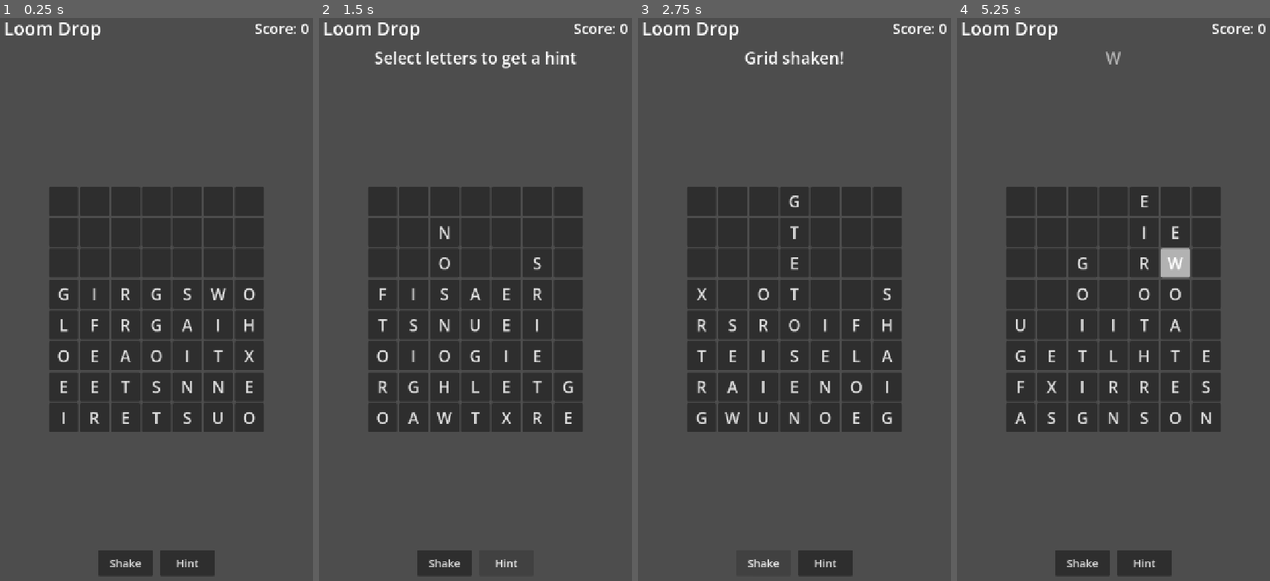
Above: before the commit, frames 1-4 (left to right).
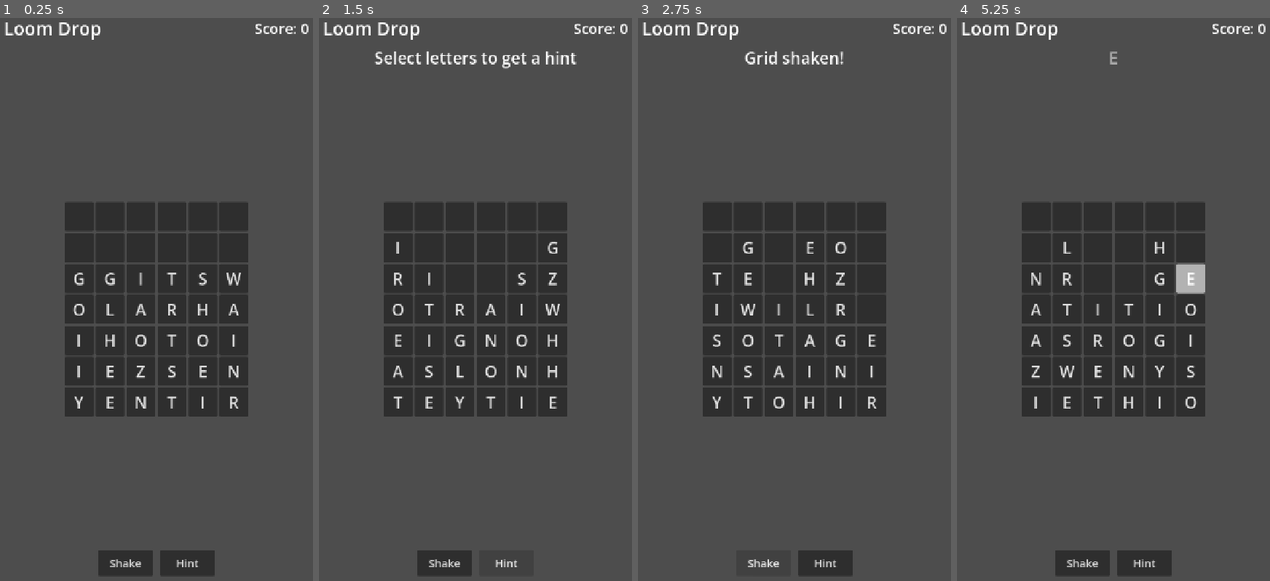
Above: after the commit, the same moments.

Repository: lux-sp4rk/wrdfall
Game: Godot game, scene res://scenes/LoomDrop.tscn
Two runs of this game, one before a commit and one after it. Both use one fixed random seed, a clock stepped at 60 frames per second and the inputs below.
Inputs (mouse positions are in pixels of both pictures, inside the frame that each line leads up to):
- Up to frame 1 (0.25 s): no input
- Up to frame 2 (1.5 s): click "Shake" at 0.5 s; click "Hint" at 1.25 s
- Up to frame 3 (2.75 s): click "Shake" at 2 s
- Up to frame 4 (5.25 s): click "Hint" at 2.75 s; click "Shake" at 3.5 s; click "Hint" at 4.25 s; tap Enter at 5 s; move the mouse to (1185, 265) at 5.02 s; click (1185, 265) at 5.17 s

The runs differ from the first frame. In frame 1, 11% of the frame differs, in the area x 15-85%, y 29-74%; in frame 2, 11%; in frame 3, 11%; in frame 4, 12%, in the area x 15-85%, y 5-74%.

Commit message:
feat: reduce board dimensions and drop interval

Diff:
--- a/godot/scripts/LoomDrop.gd
+++ b/godot/scripts/LoomDrop.gd
@@ -6,8 +6,8 @@
 @onready var hint_button: Button = %"HintButton"
 @onready var shake_button: Button = %"ShakeButton"
 
-const ROWS: int = 8
-const COLS: int = 7
+const ROWS: int = 7
+const COLS: int = 6
 const MIN_WORD_LENGTH: int = 3
 const INITIAL_FILL_ROWS: int = 5
 
@@ -27,7 +27,7 @@
 }
 var _bag_distribution: Array = []
 
-const DROP_INTERVAL: float = 7.0  # seconds between letter drops
+const DROP_INTERVAL: float = 6.0  # seconds between letter drops
 const VOWELS: String = "AEIOU"
 const TARGET_VOWEL_RATIO: float = 0.38
 # Common English bigrams — used to bias dropped letters toward playable neighbors
